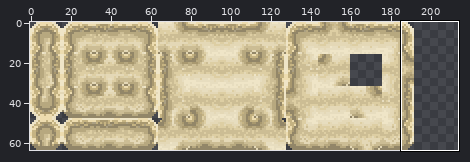
A pixel-art file gets an edit: Drillbird_sprites/Environment/tilemap_sand_workfile.aseprite. The picture above shows the old version from afar; the outline marks the close-up.
Close-up. Before:
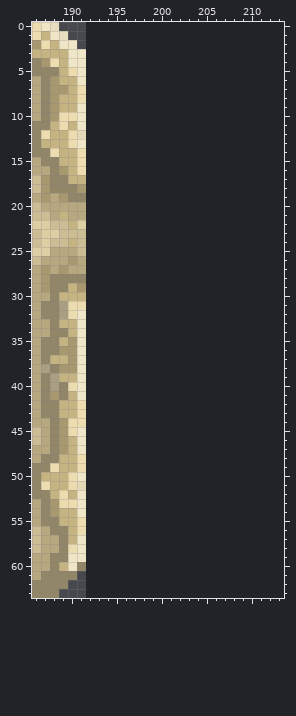
192x64 pixels, 1 frame. Colours within 5 levels of each other are drawn and written as one. Shown: x 186..213, y 0..63. The old version is drawn lined up with the new one, on the new canvas. The wide view leaves out empty margins.
After the commit:
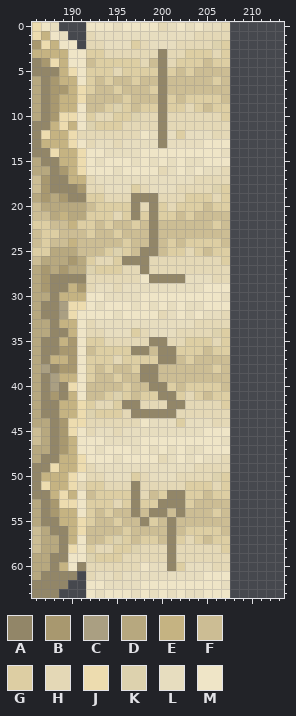
Palette (. is transparent): A #928668  B #a8986f  C #aa9f82  D #b7a87f  E #c5b382  F #ccbd94  G #ddcea3  H #e4d8b6  J #eddcaf  K #ddd2ae  L #e7ddbf  M #efe5c7
From old to new:
canvas 192x64 -> 224x64
Changed rows in their new state; - is an unchanged pixel.
first column x 192:
 0 MMMLMMMMHLMLMLLH
 1 HLLLLLLLLLLLHHHH
 2 HHLLLGHLLLHHHHKG
 3 GGHHHHHHAHHGGGHG
 4 FGGGGGHFAHGGGFGG
 5 GGGHGGGGAGFGFFFF
 6 GFGFFGFFAFFFFFGF
 7 GFFGFFFGAFFFFFFF
 8 FFFFGFFFAGFGGGGF
 9 FFGKGFGGAGGHGFGG
10 GHHGGKHHAHHHHHHG
11 KGGGHHHHAHHHHHHH
12 HHHHHHMLALGLLLHH
13 HLLHLLLLALLLLMMM
14 MMLLLLMMMMMMMMML
15 MLMMMLMLMLMLLMMM
16 MMMLMMMMHLMLMLLH
17 HLLLLLLLLLLLHHHH
18 HHLLLGHLLLHHHHKG
19 GGHHHAAAHHHGGGHG
20 FGGGGAHAGHGGGFGG
21 GGGHGAGAGGFGFFFF
22 GFGFFGFAFFFFFFGF
23 GFFGFFFAFFFFFFFF
24 FFFFGFFAFGFGGGGF
25 FFGKGFAAFGGHGFGG
26 GHHGAAAHHHHHHHHG
27 KGGGHHAHHHHHHHHH
28 HHHHHHMAAAALLLHH
29 HLLHLLLLLLLLLMMM
30 MMLLLLMMMMMMMMML
31 MLMMMLMLMLMLLMMM
32 MMMLMMMMHLMLMLLH
33 HLLLLLLLLLLLHHHH
34 HHLLLGHLLLHHHHKG
35 GGHHHHHAAHHGGGHG
36 FGGGGAAFAAGGGFGG
37 GGGHGGGGAAFGFFFF
38 GFGFFGAAFFFFFFGF
39 GFFGFFAAFFFFFFFF
40 FFFFGFFAAGFGGGGF
41 FFGKGFGGAAGHGFGG
42 GHHGAAHHHAAHHHHG
43 KGGGHAAAAAHHHHHH
44 HHHHHHMLLLGLLLHH
45 HLLHLLLLLLLLLMMM
46 MMLLLLMMMMMMMMML
47 MLMMMLMLMLMLLMMM
48 MMMLMMMMHLMLMLLH
49 HLLLLLLLLLLLHHHH
50 HHLLLGHLLLHHHHKG
51 GGHHHAHHHHHGGGHG
52 FGGGGAHFGAAGGFGG
53 GGGHGAGGAAAGFFFF
54 GFGFFAFAAFAFFFGF
55 GFFGFFAGFAFFFFFF
56 FFFFGFFFFAFGGGGF
57 FFGKGFGGFAGHGFGG
58 GHHGGKHHHAHHHHHG
59 KGGGHHHHHAHHHHHH
60 HHHHHHMLLAGLLLHH
61 HLLHLLLLLLLLLMMM
62 MMLLLLMMMMMMMMML
63 MLMMMLMLMLMLLMMM
Pixel boxes of the changes (left, top, right, bottom) in both close-ups:
added: (86, 22, 230, 598)
